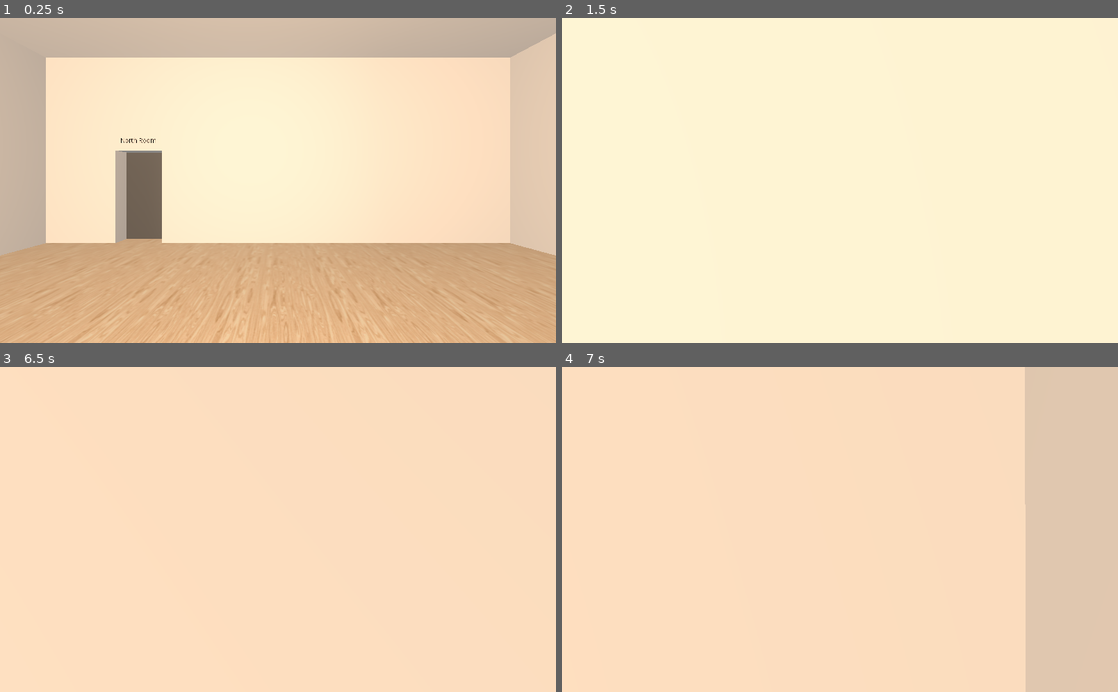
Above: before the commit, frames 1-4 (two rows, left to right).
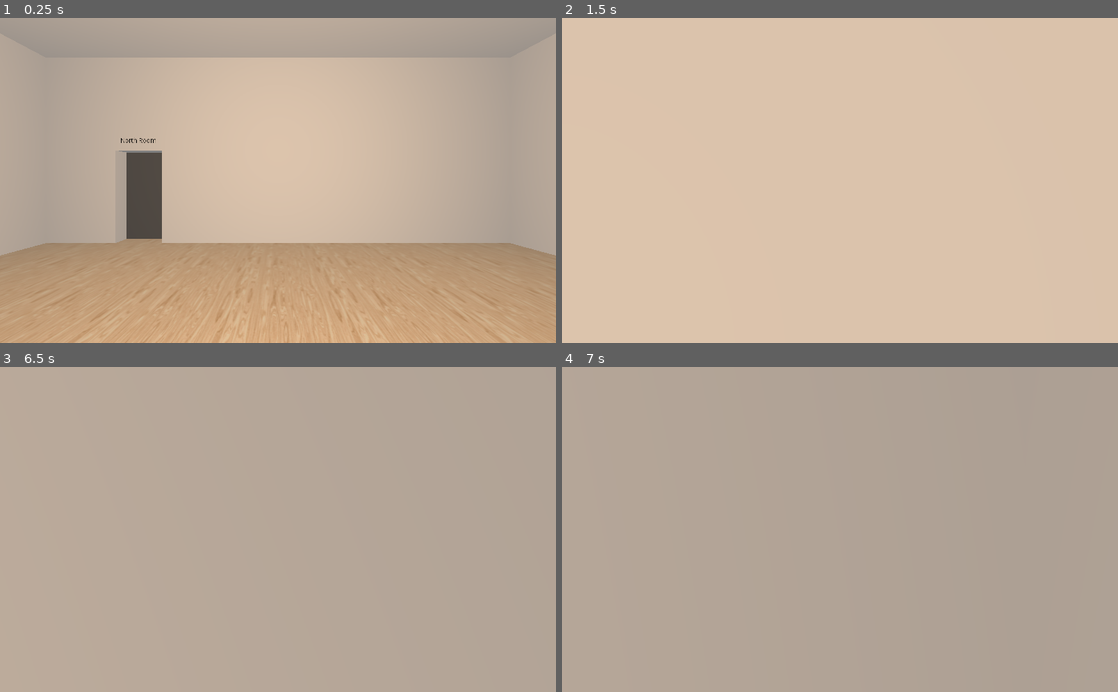
Above: after the commit, the same moments.

Repository: m4ym4y/museum-of-all-things
Game: Godot game, scene res://Main.tscn
Same seed, same stepped clock (60 frames per second), same inputs: the game is played once before the commit and once after it.
Inputs (mouse positions are in pixels of both pictures, inside the frame that each line leads up to):
- Up to frame 1 (0.25 s): no input
- Up to frame 2 (1.5 s): tap Enter at 0.5 s; move the mouse to (867, 180) at 0.52 s; hold E (interact) 0.53-1.28 s; hold W (move_forward) from 0.53 s (still down); tap Space (jump) at 0.77 s; move the mouse to (812, 180) at 1.27 s; click (812, 180) at 1.35 s
- Up to frame 3 (6.5 s): tap Space (jump) at 1.52, 2, 3.02, 3.5, 3.77, 4.52, 5, 6.02 s; tap E (interact) at 1.55, 2.3, 2.85, 4.55, 5.3, 5.85 s; move the mouse to (289, 523) at 2.02 s; hold Ctrl (crouch) 2.03-2.78 s; tap Enter at 2.75, 4.25 s; move the mouse to (272, 536) at 2.77 s; move the mouse to (316, 532) at 3.52 s; hold E (interact) 3.53-4.28 s; move the mouse to (233, 526) at 4.27 s; click (233, 526) at 4.35 s; move the mouse to (283, 529) at 5.02 s; hold Ctrl (crouch) 5.03-5.78 s; move the mouse to (255, 523) at 5.77 s; release W (move_forward) at 5.78 s; hold Right (strafe_right) from 5.78 s (still down)
- Up to frame 4 (7 s): move the mouse to (867, 529) at 6.52 s; release Right (strafe_right) at 6.53 s; hold W (move_forward) from 6.53 s (still down); hold E (interact) from 6.53 s (still down); tap Space (jump) at 6.77 s

The runs differ from the first frame. In frame 1, 77% of the frame differs, in the area x 0-100%, y 0-100%; in frame 2, 100%; in frame 3, 100%; in frame 4, 100%.

Commit message:
do not load next room until door is interacted

Diff:
--- a/DoorBody.gd
+++ b/DoorBody.gd
@@ -1,16 +1,24 @@
 extends StaticBody
-
+signal try_to_open
 
 # Declare member variables here. Examples:
 # var a = 2
 # var b = "text"
-
+var interacted = false
 
 # Called when the node enters the scene tree for the first time.
 func _ready():
 	pass # Replace with function body.
 
 func interact():
+	if not interacted:
+		interacted = true
+		print("emit try to open")
+		emit_signal("try_to_open", self)
+		yield(get_tree().create_timer(1.0), "timeout")
+		interacted = false
+
+func open():
 	$AnimationPlayer.play("slide")
 
 # Called every frame. 'delta' is the elapsed time since the previous frame.
--- a/Main.gd
+++ b/Main.gd
@@ -42,14 +42,14 @@
 	attach_room(north_room, north_west_room, "WestWall", 5, 1, 2)
 
 	add_child(start_room)
-	add_child(north_room)
-	add_child(south_room)
-	add_child(west_room)
-	add_child(east_room)
-	add_child(north_west_room)
+	#add_child(north_room)
+	#add_child(south_room)
+	#add_child(west_room)
+	#add_child(east_room)
+	#add_child(north_west_room)
 
-func attach_room (room1, room2, room1_wall_name, door_left, door_width, door_height):
-	room1.get_node(room1_wall_name).add_door(door_left, door_width, door_height, room2.room_name, true)
+func _on_Door_try_to_open (doorBody, room1, room2, room1_wall_name, door_left, door_width, door_height):
+	print('open door handler')
 
 	var room2_wall = room2.get_node(OPPOSING_WALL_MAP[room1_wall_name])
 	room2_wall.add_door(room2_wall.wall_width / 2.0, door_width, door_height, room1.room_name, false)
@@ -81,6 +81,14 @@
 		)
 
 	room2.set_translation(room1.get_translation() + room2_offset)
+	add_child(room2)
+	doorBody.open()
+
+func attach_room (room1, room2, room1_wall_name, door_left, door_width, door_height):
+	var door = room1.get_node(room1_wall_name).add_door(door_left, door_width, door_height, room2.room_name, true)
+
+	door.get_node("DoorBody").connect("try_to_open", self, "_on_Door_try_to_open",
+		[room1, room2, room1_wall_name, door_left, door_width, door_height])
 
 func _input(event):
 	if event.is_action_pressed("ui_cancel"):
--- a/Wall.gd
+++ b/Wall.gd
@@ -47,8 +47,9 @@
 		Vector3(-THICKNESS / 2, height / 2, -wall_width / 2 + left))
 	doorway.set_operation(CSGShape.OPERATION_SUBTRACTION)
 
+	var door
 	if filled:
-		var door = door_scene.instance()
+		door = door_scene.instance()
 		door.init(width, height)
 		door.set_translation(
 			Vector3(-THICKNESS / 2, height / 2, -wall_width / 2 + left))
@@ -58,6 +59,8 @@
 	add_child(back_label)
 	$CSGCombiner.add_child(doorway)
 
+	return door
+
 # Called every frame. 'delta' is the elapsed time since the previous frame.
 #func _process(delta):
 #	pass
